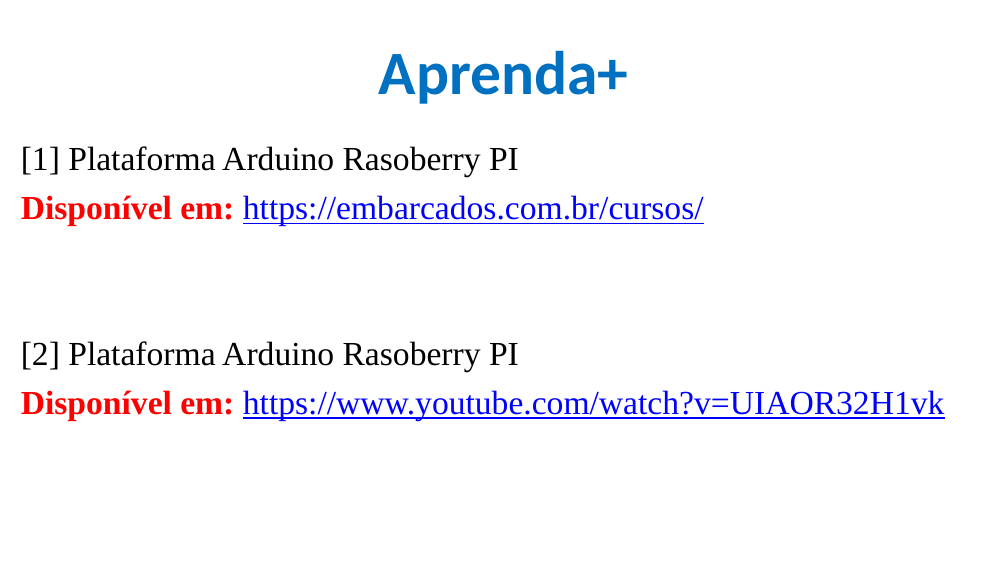
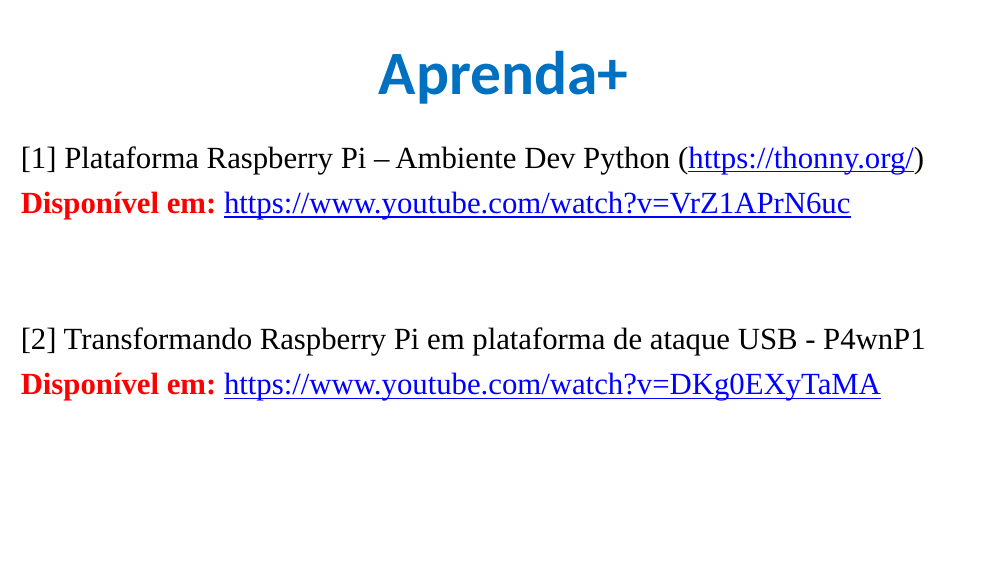
Before and after one commit to CloudEducationBrazil/WydenArea1ProgramacaoMicrocontroladores, a slide deck: slide 14 of 01 Classes/Aula 04 - Programação Microcontroladores - Arduíno Raspberry PI.pptx (slide 7 before the commit). Drawn at 1008x567 pixels with LibreOffice and Linux fonts; fonts in the diff are those of the drawing; background and template pictures are left out. Boxes give left, top, right and bottom in pixels: in the first picture for what was removed or moved away, otherwise in the second. Text is boxed around its words. In the diff, an @@ line names an element or a change of style, - is before the commit and + after.

```diff
--- a/01 Classes/Aula 04 - Programação Microcontroladores - Arduíno Raspberry PI.pptx
+++ b/01 Classes/Aula 04 - Programação Microcontroladores - Arduíno Raspberry PI.pptx
@@ text at (21,146,926,400): text changed; size 24 to 22 pt @@
-[1] Plataforma Arduino Rasoberry PI
-Disponível em: https://embarcados.com.br/cursos/
-[2] Plataforma Arduino Rasoberry PI
-Disponível em: https://www.youtube.com/watch?v=UIAOR32H1vk
+[1] Plataforma Raspberry Pi – Ambiente Dev Python (https://thonny.org/)
+Disponível em: https://www.youtube.com/watch?v=VrZ1APrN6uc
+[2] Transformando Raspberry Pi em plataforma de ataque USB - P4wnP1
+Disponível em: https://www.youtube.com/watch?v=DKg0EXyTaMA
```
Also in this commit, not shown: 5 other slides changed, 9 slides added, 2 slides removed.
